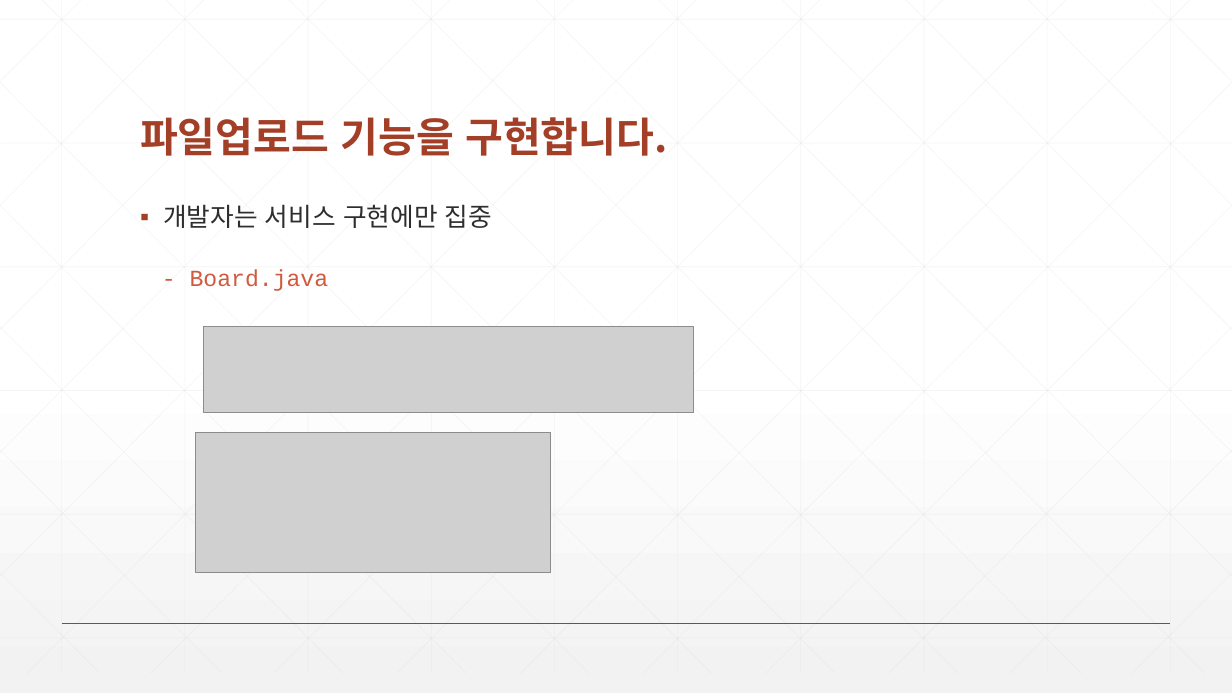
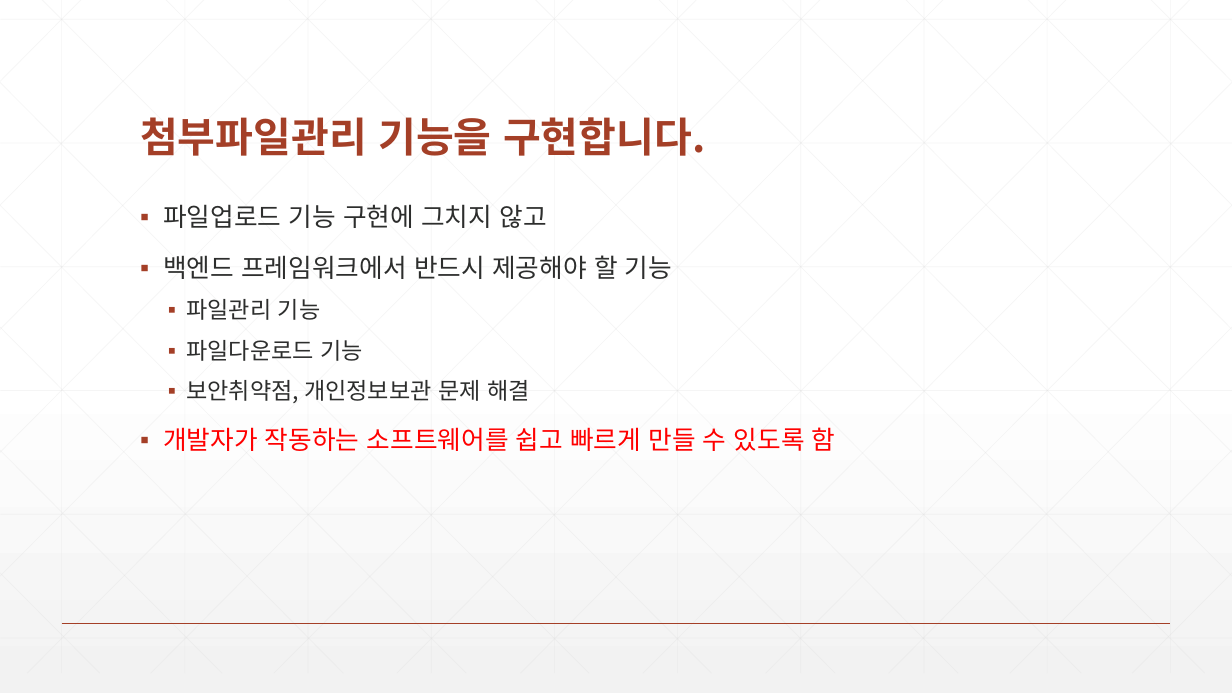
Before and after one commit to zeroshift01/code5, a slide deck: slide 11 of inflearn01/doc/심화_파일업로드기능을구현합니다.pptx (slide 6 before the commit). Drawn at 1232x693 pixels with LibreOffice and Linux fonts; fonts in the diff are those of the drawing; grey boxes stand for pictures. Boxes give left, top, right and bottom in pixels: in the first picture for what was removed or moved away, otherwise in the second. Text is boxed around its words. In the diff, an @@ line names an element or a change of style, - is before the commit and + after.

```diff
--- a/inflearn01/doc/심화_파일업로드기능을구현합니다.pptx
+++ b/inflearn01/doc/심화_파일업로드기능을구현합니다.pptx
@@ title at (140,117,706,156): text changed @@
-파일업로드 기능을 구현합니다.
+첨부파일관리 기능을 구현합니다.
@@ text at (163,204,836,451): text changed @@
-▪ 개발자는 서비스 구현에만 집중
+▪ 파일업로드 기능 구현에 그치지 않고
+▪ 백엔드 프레임워크에서 반드시 제공해야 할 기능
+  ▪ 파일관리 기능
+  ▪ 파일다운로드 기능
+  ▪ 보안취약점, 개인정보보관 문제 해결
+▪ 개발자가 작동하는 소프트웨어를 쉽고 빠르게 만들 수 있도록 함
@@ text removed at (190,270,329,291) @@
-- Board.java
@@ picture removed at (203,327,693,413) @@
@@ picture removed at (196,433,550,572) @@
```
Also in this commit, not shown: 4 other slides changed, 6 slides added, 2 slides removed, 5 other files.
